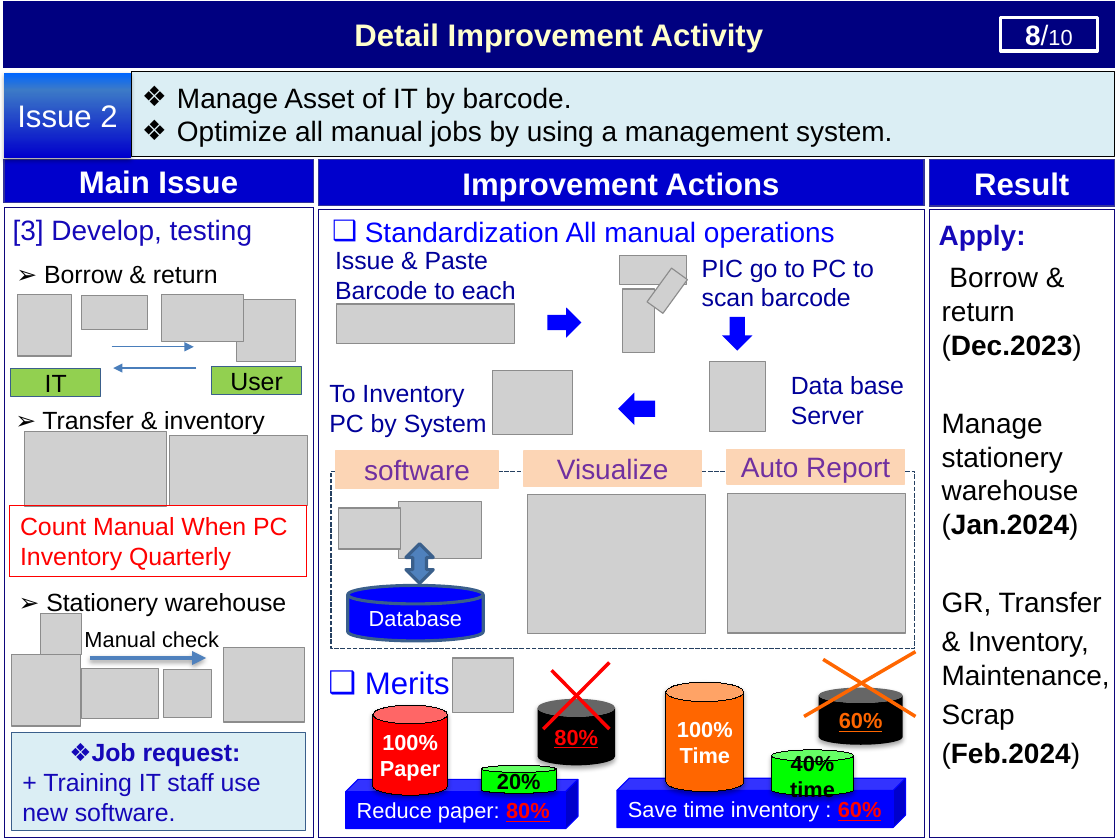
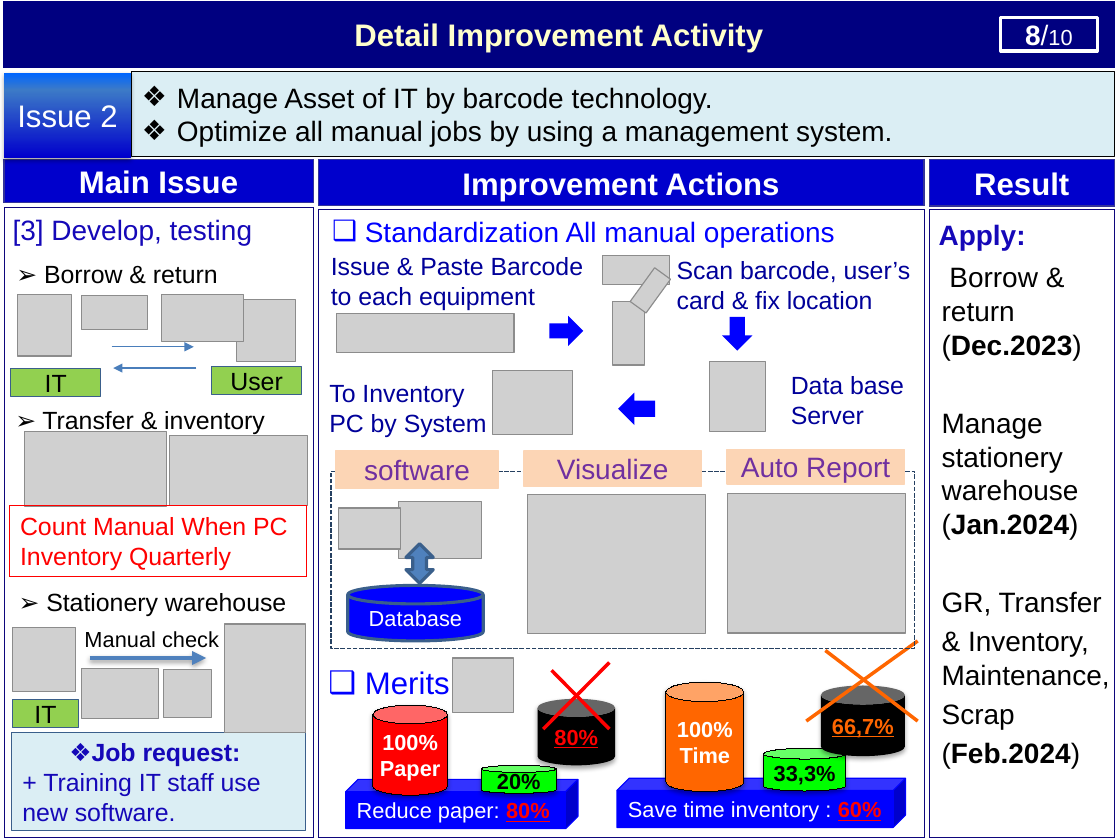
Before and after one commit to thietbicongnghevietnam/ReportPSNV, a slide deck: slide 9 of Report_test.pptx. Drawn at 1120x840 pixels with LibreOffice and Linux fonts; fonts in the diff are those of the drawing; grey boxes stand for pictures. Boxes give left, top, right and bottom in pixels: in the first picture for what was removed or moved away, otherwise in the second. Text is boxed around its words. In the diff, an @@ line names an element or a change of style, - is before the commit and + after.

```diff
--- a/Report_test.pptx
+++ b/Report_test.pptx
@@ text in rectangle at bbox=[177, 87, 713, 113]: text changed @@
-❖ Manage Asset of IT by barcode.
+❖ Manage Asset of IT by barcode technology.
@@ text "Issue & Paste Barcode to ..." rewrapped from bbox=[335, 252, 516, 335] to bbox=[331, 257, 583, 310] @@
@@ picture: place and size @@
-picture at bbox=[619, 255, 687, 284]
+picture at bbox=[603, 255, 670, 284]
@@ picture: place and size @@
-picture at bbox=[647, 268, 688, 313]
+picture at bbox=[630, 268, 671, 313]
@@ text at bbox=[677, 261, 911, 310]: text changed @@
-PIC go to PC to scan barcode
+Scan barcode, user’s card & fix location
@@ picture: place and size @@
-picture at bbox=[337, 304, 514, 343]
+picture at bbox=[337, 314, 514, 353]
@@ right arrow: place and size @@
-right arrow at bbox=[548, 307, 581, 337]
+right arrow at bbox=[550, 316, 584, 346]
@@ picture: place and size @@
-picture at bbox=[623, 289, 654, 353]
+picture at bbox=[613, 301, 644, 365]
@@ picture added at bbox=[12, 627, 75, 691] @@
@@ picture removed at bbox=[40, 614, 82, 655] @@
@@ picture: place and size @@
-picture at bbox=[224, 647, 306, 722]
+picture at bbox=[225, 624, 306, 732]
@@ picture removed at bbox=[11, 655, 80, 727] @@
@@ line moved from (804, 717) - (915, 652) to (806, 721) - (917, 641) @@
@@ line moved from (823, 660) - (915, 717) to (825, 651) - (917, 721) @@
@@ cylinder "66,7%": place and size @@
-cylinder "66,7%" at bbox=[819, 688, 903, 745]
+cylinder "66,7%" at bbox=[821, 685, 905, 756]
@@ rectangle added at bbox=[12, 700, 78, 728], fill #92D050, outline #3A5F8C 0.75 pt, 16 pt, text #000000 @@
+IT
@@ text in cylinder at bbox=[832, 718, 894, 738]: text changed @@
-60%
+66,7%
@@ cylinder "33,3%": place and size @@
-cylinder "33,3%" at bbox=[772, 750, 855, 796]
+cylinder "33,3%" at bbox=[764, 748, 847, 791]
@@ text in cylinder at bbox=[774, 765, 836, 785]: text changed @@
-40%
-time
+33,3%
```
Also in this commit, not shown: 5 other slides changed, 1 other file.
